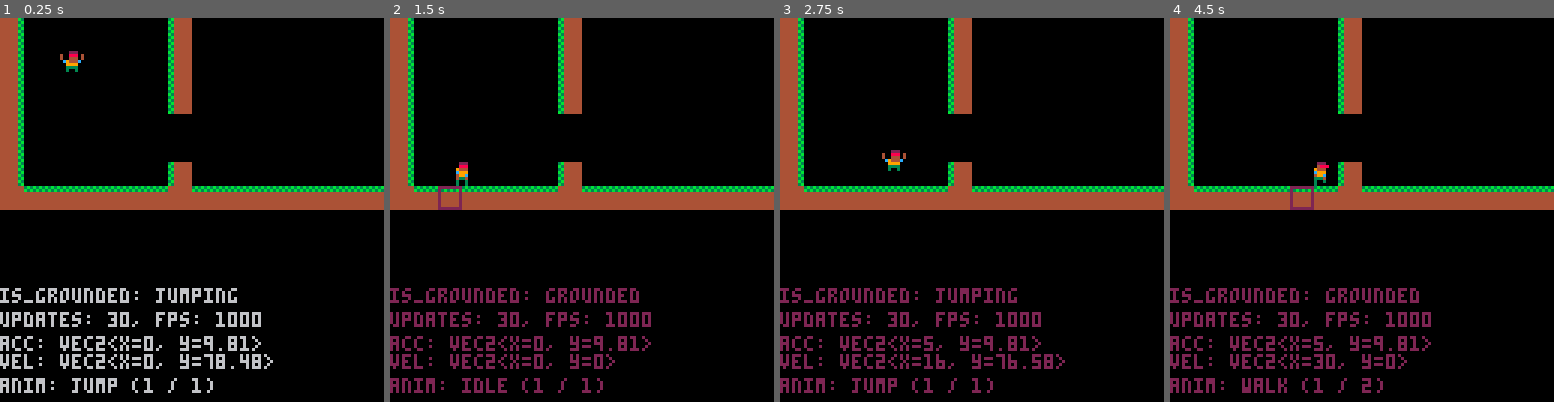
Above: before the commit, frames 1-4 (left to right).
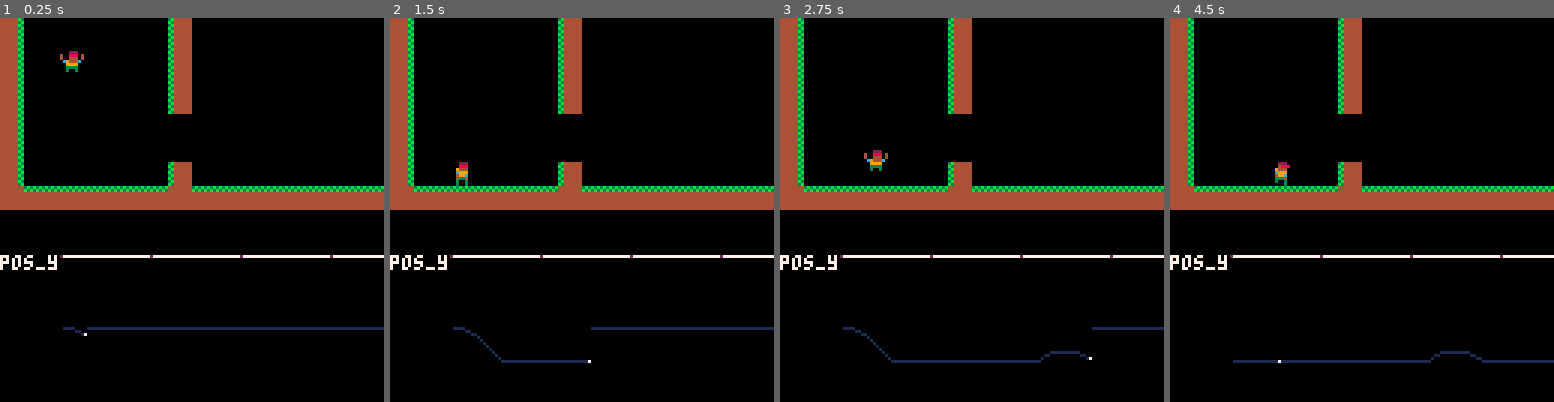
Above: after the commit, the same moments.

Repository: cschwartz/jump8
Game: PICO-8 cartridge main.p8
Two runs of this game, one before a commit and one after it. Both use one fixed random seed, a clock stepped at 60 frames per second and the inputs below.
Inputs:
- Up to frame 1 (0.25 s): no input
- Up to frame 2 (1.5 s): no input
- Up to frame 3 (2.75 s): hold Right 1.6-2.1 s; hold Up 2.15-2.42 s; hold Right from 2.47 s (still down)
- Up to frame 4 (4.5 s): release Right at 3.03 s; hold Left 3.08-3.58 s; hold Right from 4.02 s (still down)

The runs differ from the first frame. In frame 1, 6.3% of the frame differs, in the area x 0-100%, y 61-98%; in frame 2, 6.3%; in frame 3, 6.6%; in frame 4, 6.7%, in the area x 0-100%, y 37-98%.

Commit message:
fixed jumping instability

Diff:
--- a/main.p8
+++ b/main.p8
@@ -45,11 +45,11 @@
 	 updates = stat(7)
   fps = stat(9)
   is_grounded = game.player.is_grounded and "grounded" or "jumping"
-  print("is_grounded: " .. is_grounded , 0, 90)
-  print("updates: " .. updates .. ", fps: " .. fps, 0, 98)
-  print("acc: " .. game.player.acceleration:str(), 0, 106)
-  print("vel: " .. game.player.velocity:str(), 0, 112)
-  print("anim: " .. game.player.current_animation .. " (" .. game.player.current_animation_index .. " / " .. #game.player.animations[game.player.current_animation] .. ")", 0, 120)
+  -- print("is_grounded: " .. is_grounded , 0, 90)
+  -- print("updates: " .. updates .. ", fps: " .. fps, 0, 98)
+  -- print("acc: " .. game.player.acceleration:str(), 0, 106)
+  -- print("vel: " .. game.player.velocity:str(), 0, 112)
+  -- print("anim: " .. game.player.current_animation .. " (" .. game.player.current_animation_index .. " / " .. #game.player.animations[game.player.current_animation] .. ")", 0, 120)
 end
 
 function _update()
@@ -71,7 +71,14 @@
   game.player:move(x, jump)
 
   game.player:update(current_update)
-end
+  -- d:observe("vel_x", game.player.acceleration.x, 2)
+  -- d:observe("vel_x", game.player.velocity.x, 2, game.player.max_velocity_x)
+  -- printh("accy: " .. game.player.acceleration.y, "foo")
+  -- printh("vely: " .. game.player.velocity.y, "foo")
+  d:observe("pos_y", -game.player.position.y, 6, 100)
+  -- d:observe("vel_y", - game.player.velocity.y, 2, game.player.max_velocity_x)
+  -- d:observe("acc_y", - game.player.acceleration.y, 2, game.player.max_velocity_x)
+  end
 -->8
 player = {}
 player.size = 8
@@ -107,7 +114,7 @@
 
 function player:move(x, jump)
   self.acceleration.x = x * self.walk_acceleration
-  if jump then
+  if jump and self.is_grounded then
     self.acceleration.y = -self.jump_acceleration
   else
     self.acceleration.y = 0
@@ -123,22 +130,21 @@
 
 function player:update(now)
   -- d:rect(self.position.x, self.position.y)
-  self.is_grounded = false
-		if now >= self.last_frame_change + 1.0 / self.frames_per_second then
-				self:next_frame()
-				self.last_frame_change = now
-		end
-
-		self.acceleration.y += 9.81-- / game.ticks_per_second
+  if now >= self.last_frame_change + 1.0 / self.frames_per_second then
+      self:next_frame()
+      self.last_frame_change = now
+  end
+
+  self.acceleration.y += 9.81
 
   self.velocity.x += self.acceleration.x
   self.velocity.y += self.acceleration.y
 
   -- apply drag
   self.velocity.x = sgn(self.velocity.x) * max(abs(self.velocity.x) - self.drag_x, 0)
-
   -- clamp to max velocity
   self.velocity.x = clamp(self.velocity.x, self.max_velocity_x)
+
   self:apply_velocity()
 
   if self.acceleration.x > 0 then
@@ -154,34 +160,39 @@
   if abs(self.velocity.y) > 0.01 then
     self.current_animation = "jump"
   end
-
 end
 
 function player:apply_velocity()
-  old_position = vec2:new({x=self.position.x, y=self.position.y})
-
-  self.position.x = self.position.x + (self.velocity.x / game.ticks_per_second)
-  if self:is_blocked_at(self.position) then
-    self.position = old_position
-    self.velocity.x = 0
-  end
-
-  old_position = vec2:new({x=self.position.x,y=self.position.y})
-  self.position.y = self.position.y + (self.velocity.y / game.ticks_per_second)
-  if self:is_blocked_at(self.position) then
-    self.position = old_position
-    self.velocity.y = 0
-
-    self.is_grounded = true
+  self.is_grounded = false
+  step_size = 3
+  for n = 1, step_size do
+    old_position = vec2:new({x=self.position.x, y=self.position.y})
+
+    self.position.x = self.position.x + (self.velocity.x / step_size / game.ticks_per_second)
+    if self:is_blocked_at(self.position) then
+      self.position = old_position
+      self.velocity.x = 0
+    end
+
+    old_position = vec2:new({x=self.position.x,y=self.position.y})
+    self.position.y = self.position.y + (self.velocity.y / step_size / game.ticks_per_second)
+    if self:is_blocked_at(self.position) then
+      self.position = old_position
+      self.velocity.y = 0
+
+      self.is_grounded = true
+      break
+    end
+
   end
 end
 
 function player:is_blocked_at(position)
 		for x = 0,game.world_size.x do
 		  for y = 0,game.world_size.y do
-						if tile.is_solid(x, y) then
-								if self:overlaps(x, y, tile.size) then
-		              d:rect(x*8, y*8, 2)
+				if tile.is_solid(x, y) then
+					if self:overlaps(x, y, tile.size) then
+		        -- d:rect(x*8, y*8, 2)
 		        return true
 		      end
 		    end
@@ -204,7 +215,7 @@
        p.x < tile_pos.x + size and
        p.y >= tile_pos.y and
        p.y < tile_pos.y + size then
---        d:rect(p.x, p.y, 7, 1, 1)
+        -- d:rect(p.x, p.y, 7, 1, 1)
         return true
     end
   end
@@ -228,7 +239,7 @@
 	current_animation = self.animations[self.current_animation]
  num_frames = #current_animation
  current_index = self.current_animation_index
- current_index = (current_index + 1) % num_frames + 1
+ current_index = current_index % num_frames + 1
 
  self.current_animation_index = current_index
 end
@@ -282,6 +293,51 @@
 
 
 -->8
+debug_graph = {
+  abbrev_length = 4,
+  frames_stored = 4 * 30
+}
+debug_graph.__index = debug_graph
+
+function debug_graph:new(c)
+  c = c or {}
+  self.__index = self
+
+  if c.name and #c.name > debug_graph.abbrev_length then
+    abbrev = sub(c.name, 0, 5)
+  else
+    abbrev = c.name
+  end
+  c = {
+    name = abbrev or "",
+    values = {},
+    rows = c.rows or 1,
+    max_value = c.max_value or 20,
+    current_slot = 1
+  }
+
+  for i = 1, debug_graph.frames_stored do
+    c.values[i] = 0
+  end
+  return setmetatable(c, self)
+end
+
+function debug_graph:draw(y)
+  print(self.name, 0, y, 7)
+  start_x = 8 * (debug_graph.abbrev_length + 1) / 2
+  rect(start_x, y, 127, y, 7)
+  for i = 0, debug_graph.frames_stored, 30 do
+    pset(start_x + i, y, 2)
+  end
+
+  x = 8 * (debug_graph.abbrev_length + 1)
+  base_y = y + (self.rows * 8)/2
+  for i = 1, debug_graph.frames_stored do
+    value = clamp(self.values[i], self.max_value) / self.max_value * (self.rows * 8)/2
+    pset(i + start_x, base_y - value , self.current_slot == (i + 1) and 7 or 1)
+  end
+end
+
 debug_rect = {}
 debug_rect.__index = debug_rect
 
@@ -313,6 +369,8 @@
   self.__index = self
 
   d.items = d.items or {}
+  d.graphs = d.graphs or {}
+  d.name_to_graph_idx = d.name_to_graph_idx or {}
 
   return setmetatable(d, self)
 end
@@ -321,6 +379,12 @@
   for item in all(self.items) do
     item:draw()
   end
+
+  y = 127
+  for graph in all(self.graphs) do
+    y -= graph.rows * 8
+    graph:draw(y)
+  end
 end
 
 function debug:clear()
@@ -329,6 +393,19 @@
 
 function debug:rect(x, y, c, w, h)
   add(self.items, debug_rect:new({x=x,y=y,w=w,h=h,c=c}))
+end
+
+function debug:observe(name, value, rows, max_value)
+  idx = self.name_to_graph_idx[name]
+  if not idx then
+    idx = #self.graphs + 1
+    add(self.graphs, debug_graph:new({name = name, rows = rows, max_value = max_value}))
+    self.name_to_graph_idx[name] = idx
+  end
+
+  current_graph = self.graphs[idx]
+  current_graph.values[current_graph.current_slot] = value
+  current_graph.current_slot = current_graph.current_slot % debug_graph.frames_stored + 1
 end
 
 __gfx__
Not shown, added: .gitignore
